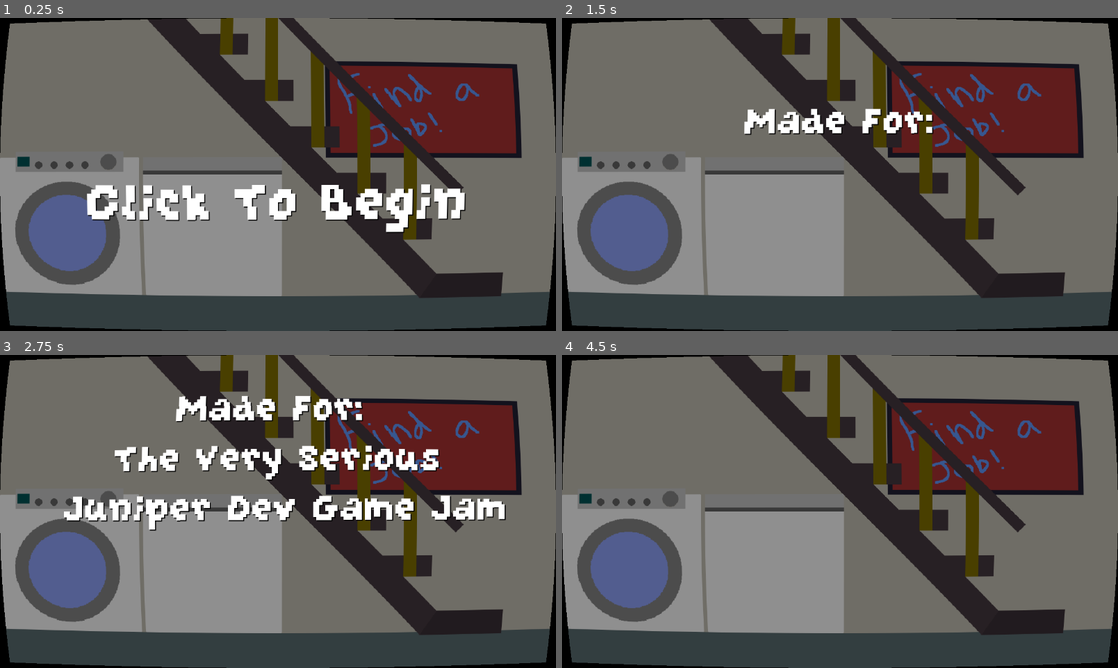
Above: before the commit, frames 1-4 (two rows, left to right).
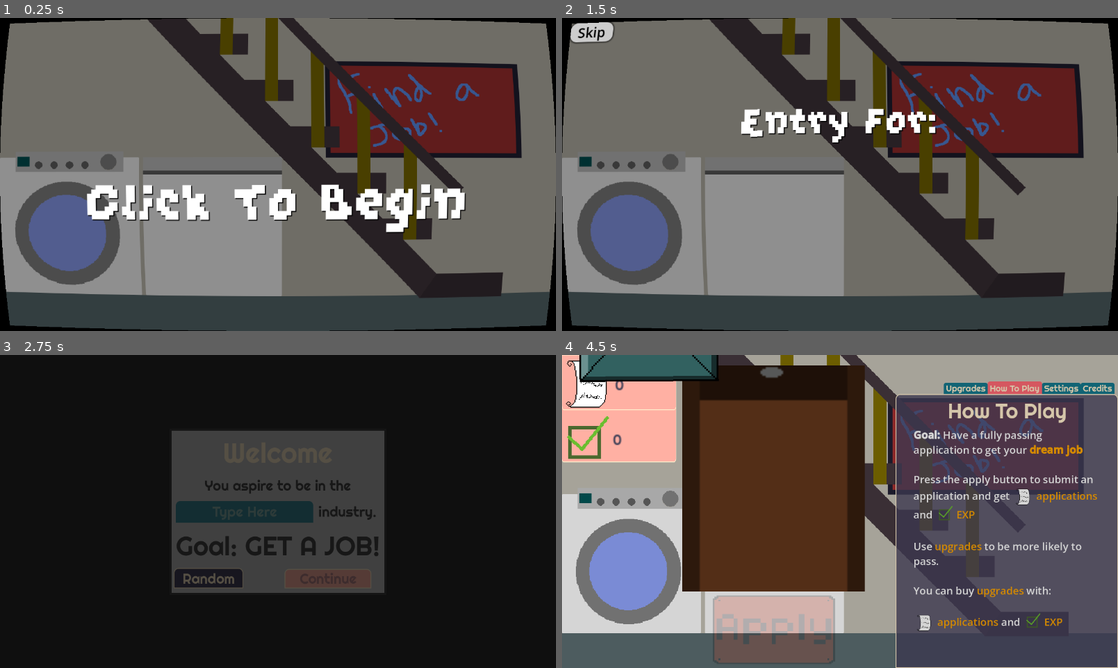
Above: after the commit, the same moments.

Repository: OrangePainting/in-this-economy
Game: Godot game, scene res://Scenes/main_menu.tscn
Same seed, same stepped clock (60 frames per second), same inputs: the game is played once before the commit and once after it. Sound files missing from this copy of the repository are replaced by a short silence.
Inputs (mouse positions are in pixels of both pictures, inside the frame that each line leads up to):
- Up to frame 1 (0.25 s): no input
- Up to frame 2 (1.5 s): tap Enter at 0.5 s; move the mouse to (962, 158) at 0.52 s; click (962, 158) at 0.67 s; click (584, 27) at 1.25 s, where only the run after the commit has a clickable "Skip"
- Up to frame 3 (2.75 s): click (278, 561) at 2 s, where only the run after the commit has a clickable "Start Game"
- Up to frame 4 (4.5 s): click (773, 577) at 2.75 s, where only the run after the commit has a clickable "Random"; click (890, 577) at 3.5 s, where only the run after the commit has a clickable "Continue"; click (773, 630) at 4.27 s

The runs differ from the first frame. In frame 1, 0.2% of the frame differs, in the area x 15-84%, y 53-69%; in frame 2, 1.8%; in frame 3, 90%; in frame 4, 93%, in the area x 0-100%, y 0-100%.

Commit message:
More Letter Open SFX and Music Added
Krish Konda
6:06 06/25/26

Diff:
--- a/Scenes/Projects/grid_game_manager.tscn
+++ b/Scenes/Projects/grid_game_manager.tscn
@@ -21,9 +21,8 @@
 [node name="Grid" parent="." unique_id=1362002633 node_paths=PackedStringArray("person") instance=ExtResource("2_ffw2k")]
 person = NodePath("../Person")
 
-[node name="Person" parent="." unique_id=160687002 node_paths=PackedStringArray("grid", "goal") instance=ExtResource("3_s11ug")]
+[node name="Person" parent="." unique_id=160687002 node_paths=PackedStringArray("grid") instance=ExtResource("3_s11ug")]
 grid = NodePath("../Grid")
-goal = NodePath("../Goal")
 move_length = 0.1
 
 [node name="Goal" parent="." unique_id=794537095 node_paths=PackedStringArray("grid") instance=ExtResource("4_o021q")]
@@ -32,6 +31,7 @@
 [node name="Spinner" parent="." unique_id=1593777803 instance=ExtResource("6_5bp7w")]
 
 [node name="Button" parent="." unique_id=1275348368 instance=ExtResource("5_o021q")]
+texture_filter = 2
 layout_mode = 0
 offset_left = 166.0
 offset_right = 314.0
@@ -39,6 +39,7 @@
 
 [node name="InfoLabel" type="Label" parent="." unique_id=1883961047]
 unique_name_in_owner = true
+texture_filter = 2
 layout_mode = 0
 offset_right = 256.0
 offset_bottom = 128.0
@@ -50,6 +51,7 @@
 
 [node name="TimeLabel" type="Label" parent="." unique_id=1589016791]
 unique_name_in_owner = true
+texture_filter = 2
 layout_mode = 0
 offset_right = 40.0
 offset_bottom = 23.0
--- a/Scenes/arc_game_manager.tscn
+++ b/Scenes/arc_game_manager.tscn
@@ -15,6 +15,7 @@
 
 [node name="TimeLabel" type="Label" parent="." unique_id=463690612]
 unique_name_in_owner = true
+texture_filter = 2
 layout_mode = 0
 offset_right = 40.0
 offset_bottom = 23.0
@@ -23,6 +24,7 @@
 
 [node name="ActionButton" parent="." unique_id=1275348368 instance=ExtResource("2_swxuq")]
 unique_name_in_owner = true
+texture_filter = 2
 layout_mode = 0
 offset_left = 166.0
 offset_right = 314.0
@@ -30,6 +32,7 @@
 
 [node name="InfoLabel" type="Label" parent="." unique_id=965753993]
 unique_name_in_owner = true
+texture_filter = 2
 layout_mode = 0
 offset_left = 431.0
 offset_right = 687.0
--- a/Scenes/audio_controller.tscn
+++ b/Scenes/audio_controller.tscn
@@ -8,24 +8,28 @@
 [ext_resource type="AudioStream" uid="uid://ygj0u4cslu6j" path="res://Assets/SFX/buy.wav" id="3_yyma2"]
 [ext_resource type="AudioStream" uid="uid://y48h3jqmp5iy" path="res://Assets/Music/CVP701Jam.wav" id="4_40amf"]
 [ext_resource type="AudioStream" uid="uid://cvv04v22dur4i" path="res://Assets/SFX/apply.wav" id="4_y4nv4"]
+[ext_resource type="AudioStream" uid="uid://b5pcjo7wnsrep" path="res://Assets/SFX/paper sounds/book_flip.1.wav" id="5_xr5oh"]
 [ext_resource type="AudioStream" uid="uid://mx8tgoyl1f0a" path="res://Assets/SFX/corect_bell.wav" id="5_y4nv4"]
 [ext_resource type="AudioStream" uid="uid://cj2cmc3511mbq" path="res://Assets/SFX/winfretless.wav" id="6_ncnt2"]
+[ext_resource type="AudioStream" uid="uid://c2uh6wv23sqyl" path="res://Assets/SFX/paper sounds/book_flip.2.wav" id="6_w7e5e"]
+[ext_resource type="AudioStream" uid="uid://cbntfwhk0fxgs" path="res://Assets/SFX/paper sounds/book_flip.3.wav" id="7_sar2y"]
+[ext_resource type="AudioStream" uid="uid://cox4ojyg1sw62" path="res://Assets/SFX/paper sounds/book_flip.4.wav" id="8_vsytd"]
 [ext_resource type="AudioStream" uid="uid://cjfme4d473wo7" path="res://Assets/SFX/bad_sfx.wav" id="9_7md5g"]
-[ext_resource type="AudioStream" uid="uid://ldwmy51ikpoo" path="res://Assets/SFX/snd_use_map.wav" id="10_xxf2r"]
+[ext_resource type="AudioStream" uid="uid://b16r2x3xu2yrg" path="res://Assets/SFX/paper sounds/book_flip.5.wav" id="9_itbot"]
+[ext_resource type="AudioStream" uid="uid://dfu4ckhuttflo" path="res://Assets/SFX/paper sounds/book_flip.6.wav" id="10_up6cg"]
+[ext_resource type="AudioStream" uid="uid://ldwmy51ikpoo" path="res://Assets/SFX/paper sounds/snd_use_map.wav" id="10_xxf2r"]
+[ext_resource type="AudioStream" uid="uid://crc0x4diava1c" path="res://Assets/SFX/paper sounds/book_flip.7.wav" id="11_snmij"]
+[ext_resource type="AudioStream" uid="uid://dankwpx3didfs" path="res://Assets/SFX/paper sounds/book_flip.8.wav" id="12_cbcmf"]
+[ext_resource type="AudioStream" uid="uid://oysvw83v1w0s" path="res://Assets/SFX/paper sounds/book_flip.9.wav" id="13_3cpba"]
+[ext_resource type="AudioStream" uid="uid://bnjinovv78m3o" path="res://Assets/SFX/paper sounds/book_flip.10.wav" id="14_rr58k"]
 
 [node name="AudioController" type="Node2D" unique_id=59631517]
 script = ExtResource("1_7md5g")
+music_tracks = Array[AudioStream]([ExtResource("2_7md5g"), ExtResource("3_y5jvc"), ExtResource("4_40amf")])
+paper_sounds = Array[AudioStream]([ExtResource("5_xr5oh"), ExtResource("6_w7e5e"), ExtResource("7_sar2y"), ExtResource("8_vsytd"), ExtResource("9_itbot"), ExtResource("10_up6cg"), ExtResource("11_snmij"), ExtResource("12_cbcmf"), ExtResource("13_3cpba"), ExtResource("14_rr58k"), ExtResource("10_xxf2r")])
 
-[node name="Music1" type="AudioStreamPlayer2D" parent="." unique_id=135457912]
+[node name="Music" type="AudioStreamPlayer2D" parent="." unique_id=135457912]
 stream = ExtResource("2_7md5g")
-bus = &"Music"
-
-[node name="Music2" type="AudioStreamPlayer2D" parent="." unique_id=2133914579]
-stream = ExtResource("3_y5jvc")
-bus = &"Music"
-
-[node name="Music3" type="AudioStreamPlayer2D" parent="." unique_id=1776193080]
-stream = ExtResource("4_40amf")
 bus = &"Music"
 
 [node name="MenuMusic" type="AudioStreamPlayer2D" parent="." unique_id=962225749]
--- a/Scenes/main_menu.tscn
+++ b/Scenes/main_menu.tscn
@@ -48,6 +48,7 @@
 anchor_bottom = 1.0
 grow_horizontal = 2
 grow_vertical = 2
+mouse_filter = 2
 script = ExtResource("1_1ehe0")
 
 [node name="Background" type="Panel" parent="." unique_id=1714912324]
@@ -57,6 +58,7 @@
 anchor_bottom = 1.0
 grow_horizontal = 2
 grow_vertical = 2
+mouse_filter = 2
 theme_override_styles/panel = SubResource("StyleBoxTexture_ce3w2")
 
 [node name="CanvasLayer" type="CanvasLayer" parent="." unique_id=1407356418]
@@ -78,9 +80,10 @@
 offset_bottom = -64.0
 grow_horizontal = 2
 grow_vertical = 0
-theme_override_constants/separation = 10
+theme_override_constants/separation = 20
 
 [node name="PlayGameButton" type="Button" parent="VBoxContainer" unique_id=2103348275]
+texture_filter = 2
 layout_mode = 2
 size_flags_vertical = 3
 theme_override_colors/font_color = Color(0, 0, 0, 1)
@@ -93,6 +96,7 @@
 text = "Start Game"
 
 [node name="CreditsButton" type="Button" parent="VBoxContainer" unique_id=46789992]
+texture_filter = 2
 layout_mode = 2
 size_flags_vertical = 3
 theme_override_colors/font_color = Color(0, 0, 0, 1)
@@ -105,6 +109,7 @@
 text = "Credits"
 
 [node name="TitleLabel" type="Label" parent="." unique_id=1984362995]
+texture_filter = 2
 layout_mode = 1
 anchors_preset = 8
 anchor_left = 0.5
@@ -130,6 +135,7 @@
 
 [node name="ClickLabel" type="Label" parent="." unique_id=1313975392]
 visible = false
+texture_filter = 2
 layout_mode = 1
 anchors_preset = 8
 anchor_left = 0.5
@@ -241,6 +247,20 @@
 text = "Credits:                  Main Menu Music: \"Jazz Funk\" by Joe Reynolds - Professorlamp is licensed under CC B …(187 unchanged characters)…
 horizontal_alignment = 1
 vertical_alignment = 1
+
+[node name="SkipButton" type="Button" parent="." unique_id=1369940558]
+texture_filter = 2
+custom_minimum_size = Vector2(100, 0)
+layout_mode = 0
+size_flags_vertical = 3
+theme_override_colors/font_color = Color(0, 0, 0, 1)
+theme_override_colors/font_pressed_color = Color(0, 0, 0, 1)
+theme_override_colors/font_hover_color = Color(0, 0, 0, 1)
+theme_override_font_sizes/font_size = 32
+theme_override_styles/normal = SubResource("StyleBoxFlat_erv1k")
+theme_override_styles/pressed = SubResource("StyleBoxFlat_opfnp")
+theme_override_styles/hover = SubResource("StyleBoxFlat_48xlc")
+text = "Skip"
 
 [connection signal="mouse_entered" from="VBoxContainer/PlayGameButton" to="." method="_on_play_game_button_mouse_entered"]
 [connection signal="mouse_exited" from="VBoxContainer/PlayGameButton" to="." method="_on_play_game_button_mouse_exited"]
@@ -250,3 +270,4 @@
 [connection signal="pressed" from="VBoxContainer/CreditsButton" to="." method="_on_credits_button_pressed"]
 [connection signal="mouse_entered" from="TitleLabel" to="." method="_on_title_label_mouse_entered"]
 [connection signal="mouse_exited" from="TitleLabel" to="." method="_on_title_label_mouse_exited"]
+[connection signal="pressed" from="SkipButton" to="." method="_on_skip_button_pressed"]
--- a/Scenes/pin_drop_manager.tscn
+++ b/Scenes/pin_drop_manager.tscn
@@ -15,6 +15,7 @@
 
 [node name="TimeLabel" type="Label" parent="." unique_id=1812194272]
 unique_name_in_owner = true
+texture_filter = 2
 layout_mode = 0
 offset_right = 40.0
 offset_bottom = 23.0
@@ -23,6 +24,7 @@
 
 [node name="InfoLabel" type="Label" parent="." unique_id=1115913294]
 unique_name_in_owner = true
+texture_filter = 2
 layout_mode = 0
 offset_left = 431.0
 offset_right = 687.0
@@ -35,6 +37,7 @@
 
 [node name="ActionButton" parent="." unique_id=1275348368 instance=ExtResource("3_01rlh")]
 unique_name_in_owner = true
+texture_filter = 2
 layout_mode = 0
 offset_left = 166.0
 offset_right = 366.0
--- a/Scenes/project_template.tscn
+++ b/Scenes/project_template.tscn
@@ -39,6 +39,7 @@
 
 [node name="NameLabel" type="Label" parent="HBoxContainer" unique_id=1663858942]
 unique_name_in_owner = true
+texture_filter = 2
 custom_minimum_size = Vector2(250, 50)
 layout_mode = 2
 mouse_filter = 1
@@ -53,6 +54,7 @@
 
 [node name="DescriptionLabel" type="Label" parent="HBoxContainer/HBoxContainer" unique_id=1638683231]
 unique_name_in_owner = true
+texture_filter = 2
 custom_minimum_size = Vector2(250, 50)
 layout_mode = 2
 mouse_filter = 1
--- a/Scenes/start_screen.tscn
+++ b/Scenes/start_screen.tscn
@@ -60,12 +60,14 @@
 
 [node name="WelcomeLabel" type="Label" parent="PanelContainer/MarginContainer/VBoxContainer" unique_id=1739952938]
 unique_name_in_owner = true
+texture_filter = 2
 layout_mode = 2
 theme_override_font_sizes/font_size = 64
 text = "Welcome"
 horizontal_alignment = 1
 
 [node name="InfoLabel" type="Label" parent="PanelContainer/MarginContainer/VBoxContainer" unique_id=480301722]
+texture_filter = 2
 custom_minimum_size = Vector2(300, 0)
 layout_mode = 2
 theme_override_colors/font_color = Color(0.27022192, 0.27022192, 0.2702219, 1)
@@ -79,6 +81,7 @@
 
 [node name="LineEdit" type="LineEdit" parent="PanelContainer/MarginContainer/VBoxContainer/HBoxContainer" unique_id=34942840]
 unique_name_in_owner = true
+texture_filter = 2
 custom_minimum_size = Vector2(0, 50)
 layout_mode = 2
 size_flags_horizontal = 3
@@ -90,6 +93,7 @@
 caret_blink = true
 
 [node name="IndustryLabel" type="Label" parent="PanelContainer/MarginContainer/VBoxContainer/HBoxContainer" unique_id=359998656]
+texture_filter = 2
 custom_minimum_size = Vector2(150, 0)
 layout_mode = 2
 theme_override_colors/font_color = Color(0.27022192, 0.27022192, 0.2702219, 1)
@@ -99,6 +103,7 @@
 autowrap_mode = 2
 
 [node name="InfoLabel2" type="Label" parent="PanelContainer/MarginContainer/VBoxContainer" unique_id=976882218]
+texture_filter = 2
 custom_minimum_size = Vector2(300, 0)
 layout_mode = 2
 theme_override_colors/font_color = Color(0.27022192, 0.27022192, 0.2702219, 1)
--- a/Scenes/tab_system.tscn
+++ b/Scenes/tab_system.tscn
@@ -35,10 +35,12 @@
 
 [node name="Upgrades" type="TabBar" parent="TabContainer" unique_id=1681068401]
 visible = false
+texture_filter = 2
 layout_mode = 2
 metadata/_tab_index = 0
 
 [node name="UpgradeLabel" type="Label" parent="TabContainer/Upgrades" unique_id=874065297]
+texture_filter = 2
 layout_mode = 0
 offset_right = 510.0
 offset_bottom = 73.0
@@ -66,10 +68,12 @@
 
 [node name="Projects" type="TabBar" parent="TabContainer" unique_id=719752810]
 visible = false
+texture_filter = 2
 layout_mode = 2
 metadata/_tab_index = 1
 
 [node name="ProjectLabel" type="Label" parent="TabContainer/Projects" unique_id=2015867999]
+texture_filter = 2
 layout_mode = 0
 offset_right = 510.0
 offset_bottom = 73.0
@@ -96,10 +100,12 @@
 script = ExtResource("3_rdeo7")
 
 [node name="How To Play" type="TabBar" parent="TabContainer" unique_id=447612872]
+texture_filter = 2
 layout_mode = 2
 metadata/_tab_index = 2
 
 [node name="HowToPlayLabel" type="Label" parent="TabContainer/How To Play" unique_id=168759463]
+texture_filter = 2
 layout_mode = 0
 offset_right = 510.0
 offset_bottom = 73.0
@@ -110,14 +116,15 @@
 horizontal_alignment = 1
 vertical_alignment = 1
 
-[node name="RichTextLabel" type="RichTextLabel" parent="TabContainer/How To Play" unique_id=1583463846]
+[node name="InfoLabel" type="RichTextLabel" parent="TabContainer/How To Play" unique_id=1583463846]
+texture_filter = 2
 layout_mode = 0
 offset_left = 39.0
 offset_top = 75.0
 offset_right = 471.0
 offset_bottom = 568.0
 bbcode_enabled = true
-text = "[font_size=24][b]Goal:[/b] Make your application pass to get a [color=ORANGE][b]Job[/b][/color]
+text = "[font_size=24][b]Goal:[/b] Have a fully passing application to get your [color=ORANGE][b]dream job[/b][/color]
 
 Press the apply button to submit an application and get [img=10%x10%]res://Assets/UI/ApplicationLogo.png[/img]  [color=ORANGE]applications[/color] and [img=10%x10%]res://Assets/UI/ExpLogo.png[/img] [color=ORANGE]EXP[/color]
 
@@ -131,6 +138,7 @@
 
 [node name="Settings" type="TabBar" parent="TabContainer" unique_id=597449230]
 visible = false
+texture_filter = 2
 layout_mode = 2
 script = ExtResource("3_kfw27")
 metadata/_tab_index = 3
@@ -144,6 +152,7 @@
 alignment = 1
 
 [node name="MusicLabel" type="Label" parent="TabContainer/Settings/VBoxContainer" unique_id=226909534]
+texture_filter = 2
 layout_mode = 2
 theme = ExtResource("1_xwrfs")
 theme_override_font_sizes/font_size = 48
@@ -159,6 +168,7 @@
 ticks_position = 3
 
 [node name="Gap" type="Label" parent="TabContainer/Settings/VBoxContainer" unique_id=159655605]
+texture_filter = 2
 layout_mode = 2
 theme = ExtResource("1_xwrfs")
 theme_override_font_sizes/font_size = 48
@@ -166,6 +176,7 @@
 vertical_alignment = 1
 
 [node name="GeneralSFXLabel" type="Label" parent="TabContainer/Settings/VBoxContainer" unique_id=1147115467]
+texture_filter = 2
 layout_mode = 2
 theme = ExtResource("1_xwrfs")
 theme_override_font_sizes/font_size = 48
@@ -181,6 +192,7 @@
 ticks_position = 3
 
 [node name="Gap2" type="Label" parent="TabContainer/Settings/VBoxContainer" unique_id=1717630107]
+texture_filter = 2
 layout_mode = 2
 theme = ExtResource("1_xwrfs")
 theme_override_font_sizes/font_size = 48
@@ -204,10 +216,12 @@
 
 [node name="Credits" type="TabBar" parent="TabContainer" unique_id=1158159260]
 visible = false
+texture_filter = 2
 layout_mode = 2
 metadata/_tab_index = 4
 
 [node name="Info" type="Label" parent="TabContainer/Credits" unique_id=1416042526]
+texture_filter = 2
 layout_mode = 0
 offset_left = 35.0
 offset_top = 111.0
@@ -222,6 +236,7 @@
 autowrap_mode = 3
 
 [node name="UpgradeLabel" type="Label" parent="TabContainer/Credits" unique_id=193340349]
+texture_filter = 2
 layout_mode = 0
 offset_right = 510.0
 offset_bottom = 73.0
--- a/Scenes/ui_manager.tscn
+++ b/Scenes/ui_manager.tscn
@@ -8,6 +8,7 @@
 [ext_resource type="Texture2D" uid="uid://cxskh6jd4y7ki" path="res://Assets/Clipboard.png" id="7_wcp00"]
 
 [node name="UIManager" type="Node2D" unique_id=635049507]
+texture_filter = 2
 script = ExtResource("1_nphyr")
 
 [node name="TabSystem" parent="." unique_id=30286076 instance=ExtResource("2_i37jq")]
@@ -35,6 +36,7 @@
 disabled = true
 
 [node name="AppsLabel" type="Label" parent="CanvasLayer" unique_id=995444561]
+texture_filter = 2
 offset_left = 122.0
 offset_top = 47.0
 offset_right = 192.0
@@ -44,8 +46,10 @@
 theme = ExtResource("3_laqw3")
 theme_override_colors/font_color = Color(0.2784314, 0.26666668, 0.3529412, 1)
 text = "Num"
+vertical_alignment = 1
 
 [node name="ExpLabel" type="Label" parent="CanvasLayer" unique_id=1648799686]
+texture_filter = 2
 offset_left = 117.0
 offset_top = 175.0
 offset_right = 187.0
@@ -55,6 +59,7 @@
 theme = ExtResource("3_laqw3")
 theme_override_colors/font_color = Color(0.2784314, 0.26666668, 0.3529412, 1)
 text = "Num"
+vertical_alignment = 1
 
 [node name="AppsLogo" type="Sprite2D" parent="CanvasLayer" unique_id=1668673523]
 position = Vector2(-15, -3)
--- a/Scenes/upgrade_template.tscn
+++ b/Scenes/upgrade_template.tscn
@@ -33,6 +33,7 @@
 theme_override_constants/separation = 0
 
 [node name="NameLabel" type="Label" parent="HBoxContainer/InfoContainer" unique_id=1931342902]
+texture_filter = 2
 custom_minimum_size = Vector2(250, 50)
 layout_mode = 2
 mouse_filter = 1
@@ -42,6 +43,7 @@
 vertical_alignment = 1
 
 [node name="DescriptionLabel" type="Label" parent="HBoxContainer/InfoContainer" unique_id=1795874627]
+texture_filter = 2
 custom_minimum_size = Vector2(250, 100)
 layout_mode = 2
 mouse_filter = 1
@@ -68,6 +70,7 @@
 layout_mode = 2
 
 [node name="AppCostLabel" type="Label" parent="HBoxContainer/CostLabelContainer" unique_id=571177670]
+texture_filter = 2
 custom_minimum_size = Vector2(64, 64)
 layout_mode = 2
 mouse_filter = 1
@@ -75,6 +78,7 @@
 vertical_alignment = 1
 
 [node name="ExpCostLabel" type="Label" parent="HBoxContainer/CostLabelContainer" unique_id=830528770]
+texture_filter = 2
 custom_minimum_size = Vector2(64, 48)
 layout_mode = 2
 mouse_filter = 1
@@ -82,6 +86,7 @@
 vertical_alignment = 2
 
 [node name="MaxLabel" type="Label" parent="HBoxContainer/CostLabelContainer" unique_id=1654077596]
+texture_filter = 2
 layout_mode = 2
 text = "MAX"
 
--- a/Scenes/win_screen.tscn
+++ b/Scenes/win_screen.tscn
@@ -47,6 +47,7 @@
 
 [node name="GameOverLabel" type="Label" parent="PanelContainer/VBoxContainer" unique_id=875481856]
 unique_name_in_owner = true
+texture_filter = 2
 layout_mode = 2
 theme_override_font_sizes/font_size = 64
 text = "YOU DID IT"
@@ -54,6 +55,7 @@
 
 [node name="InfoLabel" type="Label" parent="PanelContainer/VBoxContainer" unique_id=1976356656]
 unique_name_in_owner = true
+texture_filter = 2
 custom_minimum_size = Vector2(100, 0)
 layout_mode = 2
 theme_override_colors/font_color = Color(0.27022192, 0.27022192, 0.2702219, 1)
--- a/Scripts/Autoloads/global_data.gd
+++ b/Scripts/Autoloads/global_data.gd
@@ -26,6 +26,8 @@
 # [FIXED] Put finished upgrades at the end of the list (put viable upgrades at the beginning too?)
 # [FIXED] for ui in top left, add some sort of progress bar to make the auto apply stuff be visible (same for expereince)
 # [FIXED] time for grid game goes into the negatives
+# [FIXED] add more music lol (probably also add a button in the credits)
+# [FIXED] various paper sound effects
 # currently mainly grinding for applications, not exp
 # - fix: make the projects give you applications too?? How would make this work thematically??
 # story part: most of the time you can't get the fail results in real life
@@ -35,8 +37,6 @@
 # - At the beginning the game focuses on applications, then later it goes into exp
 # background is kinda weird, cuz top down view with side perspective
 # [Should I do this?] labels for top left ui need applications and experience
-# add more music lol (probably also add a button in the credits)
-# various paper sound effects
 # add scrolling in the bottom corner about various things
 
 signal currency_changed
@@ -48,8 +48,8 @@
 
 var total_time: float = 0
 
-var total_apps: int = 1000
-var experience: int = 1000
+var total_apps: int = 0
+var experience: int = 0
 
 var upgrades_bought: Dictionary[UpgradeInfo, int] # key = upgrade, value = highest level bought
 var num_upgrades_bought = 0
--- a/Scripts/audio_controller.gd
+++ b/Scripts/audio_controller.gd
@@ -2,16 +2,16 @@
 
 
 @export var mute: bool = false
+@export var music_tracks: Array[AudioStream] = []
+@export var paper_sounds: Array[AudioStream] = []
 
+var current_track = 0
 
 # Called when the node enters the scene tree for the first time.
 func _ready() -> void:
+	randomize()
 	process_mode = Node.PROCESS_MODE_ALWAYS
-	$Music1.finished.connect(func(): if not mute: $Music2.play())
-	$Music2.finished.connect(func(): if not mute: $Music3.play())
-	$Music3.finished.connect(func(): if not mute: $Music1.play())
-
-
+	$Music.finished.connect(on_music_finished)
 
 func play_menu_music() -> void:
 	if not mute: $MenuMusic.play()
@@ -20,7 +20,13 @@
 	if not mute: $MenuMusic.stop()
 
 func play_in_game_music() -> void:
-	if not mute: $Music1.play()
+	if mute or music_tracks.is_empty(): return
+	$Music.stream = music_tracks[current_track]
+	$Music.play()
+
+func on_music_finished() -> void:
+	current_track = (current_track + 1) % len(music_tracks)
+	play_in_game_music()
 
 func play_click() -> void:
 	if not mute: $Click.play()
@@ -44,7 +50,9 @@
 	if not mute: $SpinFail.play()
 
 func play_open_letter() -> void:
-	if not mute: $OpenLetter.play()
+	if mute or paper_sounds.is_empty(): return
+	$OpenLetter.stream = paper_sounds[randi_range(0, len(music_tracks) - 1)]
+	$OpenLetter.play()
 
 # Called every frame. 'delta' is the elapsed time since the previous frame.
 func _process(delta: float) -> void:
--- a/Scripts/main_menu.gd
+++ b/Scripts/main_menu.gd
@@ -8,7 +8,7 @@
 @onready var background_panel = $Background
 
 var total_time = 0
-
+var skip_intro = false
 var starting_y = 167
 
 var play_button_rotate = false
@@ -17,7 +17,7 @@
 
 var background_zoom_factor = 3
 
-func _input(event: InputEvent) -> void:
+func _unhandled_input(event: InputEvent) -> void:
 	if event is InputEventMouseButton and event.pressed: click.emit()
 
 # Called when the node enters the scene tree for the first time.
@@ -30,7 +30,6 @@
 	title_label.pivot_offset = title_label.size / 2.0
 	starting_y = title_label.position.y
 
-	# Goals
 	setup_button_hover(play_button)
 	setup_button_hover(credits_button)
 	setup_scrolling_background()
@@ -39,8 +38,9 @@
 	get_tree().paused = true
 	process_mode = Node.PROCESS_MODE_ALWAYS
 
+	$ClickLabel.visible = true
+	$SkipButton.visible = false
 	$"Credits Info".visible = false
-	$ClickLabel.visible = true
 	title_label.visible = false
 	play_button.visible = false
 	credits_button.visible = false
@@ -60,19 +60,22 @@
 		["Yet", " another", " clicker game"],
 		["I", " am", " bored"],
 		["Can you beat", "\nthis game in", "\nfifteen minutes?"],
+		["Go", " touch", " grass"],
 		]
 	var bottom_label_text = possible_lines[randi_range(0, len(possible_lines) - 1)]
 
 	await click
+
+	$SkipButton.visible = true
 	$ClickLabel.visible = false
 
 	AudioController.play_menu_music()
 	$InfoLabelTop.visible = true
-	$InfoLabelTop.text = "Made For:"
+	$InfoLabelTop.text = "Entry For:"
 	await  beat(1.17)
-	$InfoLabelTop.text = "Made For: \n The Very Serious"
+	$InfoLabelTop.text = "Entry For: \n The Very Serious"
 	await  beat(0.66)
-	$InfoLabelTop.text = "Made For: \n The Very Serious \n Juniper Dev Game Jam"
+	$InfoLabelTop.text = "Entry For: \n The Very Serious \n Juniper Dev Game Jam"
 	await  beat(1)
 	$InfoLabelTop.visible = false
 	await  beat(1.03)
@@ -113,6 +116,8 @@
 	$InfoLabelBottom.visible = false
 	create_tween().tween_property(self, "modulate", Color.BLACK, 0.51)
 	await beat(0.51)
+
+	$SkipButton.visible = false
 	title_label.visible = true
 	play_button.visible = true
 	credits_button.visible = true
@@ -125,7 +130,7 @@
 	process_mode = Node.PROCESS_MODE_INHERIT
 
 func beat(seconds: float) -> void:
-	#title_label.visible = not title_label.visible
+	if skip_intro: return
 	await get_tree().create_timer(seconds, true).timeout
 
 func setup_scrolling_background() -> void:
@@ -212,3 +217,8 @@
 func _on_title_label_mouse_exited() -> void:
 	title_hovered = false
 	tween_button($TitleLabel, 1.0)
+
+
+func _on_skip_button_pressed() -> void:
+	skip_intro = true
+	click.emit()
--- a/Scripts/spinner_document.gd
+++ b/Scripts/spinner_document.gd
@@ -15,7 +15,7 @@
 	for i in range(GlobalData.num_results): # maybe later make it alwwys the same and not have to creatre new ones each time by putting them in _ready()
 			var r = Result.instantiate()
 			r.add_to_group("Results")
-			r.position = (GlobalData.result_locations[i] - Vector2(150, 225)) / 4
+			r.position = (GlobalData.result_locations[i] - Vector2(150, 215)) / 4
 			add_child(r)
 			result_nodes.append(r)
 
Not shown, changed: Assets/Music/CVP701Jam.wav.import
Not shown, changed: Assets/Music/two_left_socks.wav.import
Not shown, added: Assets/SFX/paper sounds/book_flip.1.ogg.import
Not shown, added: Assets/SFX/paper sounds/book_flip.1.wav.import
Not shown, added: Assets/SFX/paper sounds/book_flip.10.ogg.import
Not shown, added: Assets/SFX/paper sounds/book_flip.10.wav.import
Not shown, added: Assets/SFX/paper sounds/book_flip.2.ogg.import
Not shown, added: Assets/SFX/paper sounds/book_flip.2.wav.import
Not shown, added: Assets/SFX/paper sounds/book_flip.3.ogg.import
Not shown, added: Assets/SFX/paper sounds/book_flip.3.wav.import
Not shown, added: Assets/SFX/paper sounds/book_flip.4.ogg.import
Not shown, added: Assets/SFX/paper sounds/book_flip.4.wav.import
(and 50 more such lines)
